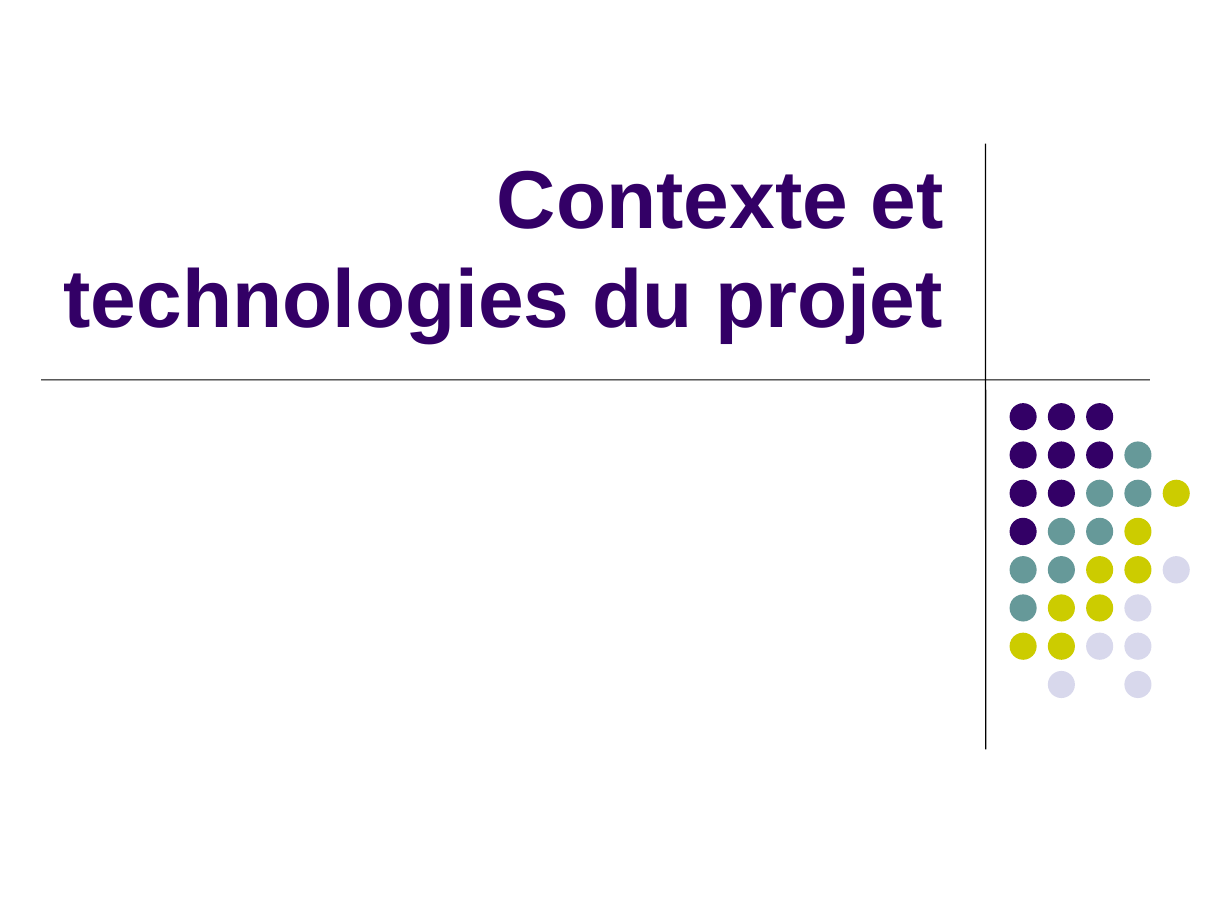
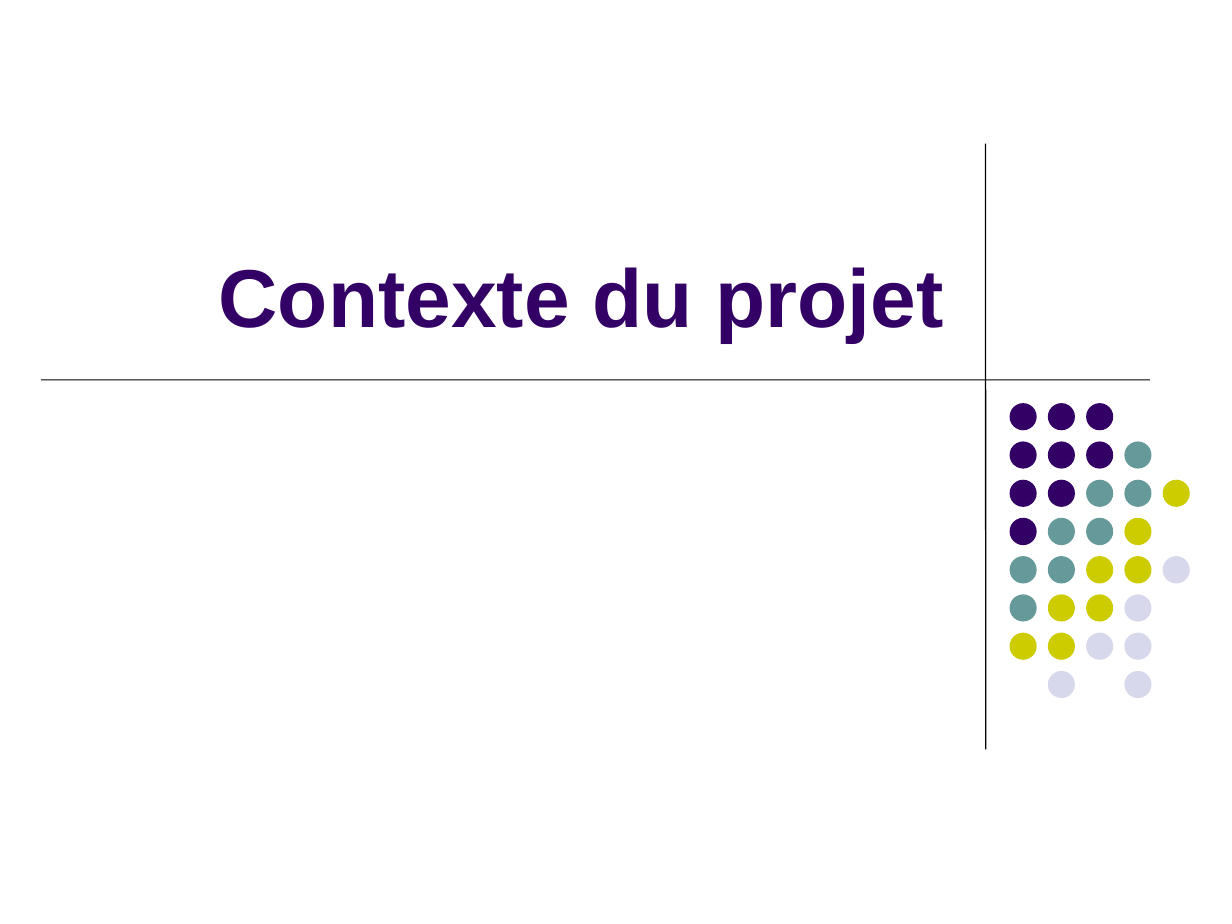
Before and after one commit to raphaelbrugier/gwtuml, a slide deck: slide 2 of wiki/PresentationSoutenanceMiParcours.ppt. Drawn at 1232x924 pixels with LibreOffice and Linux fonts; fonts in the diff are those of the drawing. Boxes give left, top, right and bottom in pixels: in the first picture for what was removed or moved away, otherwise in the second. Text is boxed around its words. In the diff, an @@ line names an element or a change of style, - is before the commit and + after.

```diff
--- a/wiki/PresentationSoutenanceMiParcours.ppt
+++ b/wiki/PresentationSoutenanceMiParcours.ppt
@@ title at (219,267,943,342): text changed @@
-Contexte et technologies du projet
+Contexte du projet
```
Also in this commit, not shown: 1 other slide changed, 2 slides added, 1 slide removed, 1 other file.
